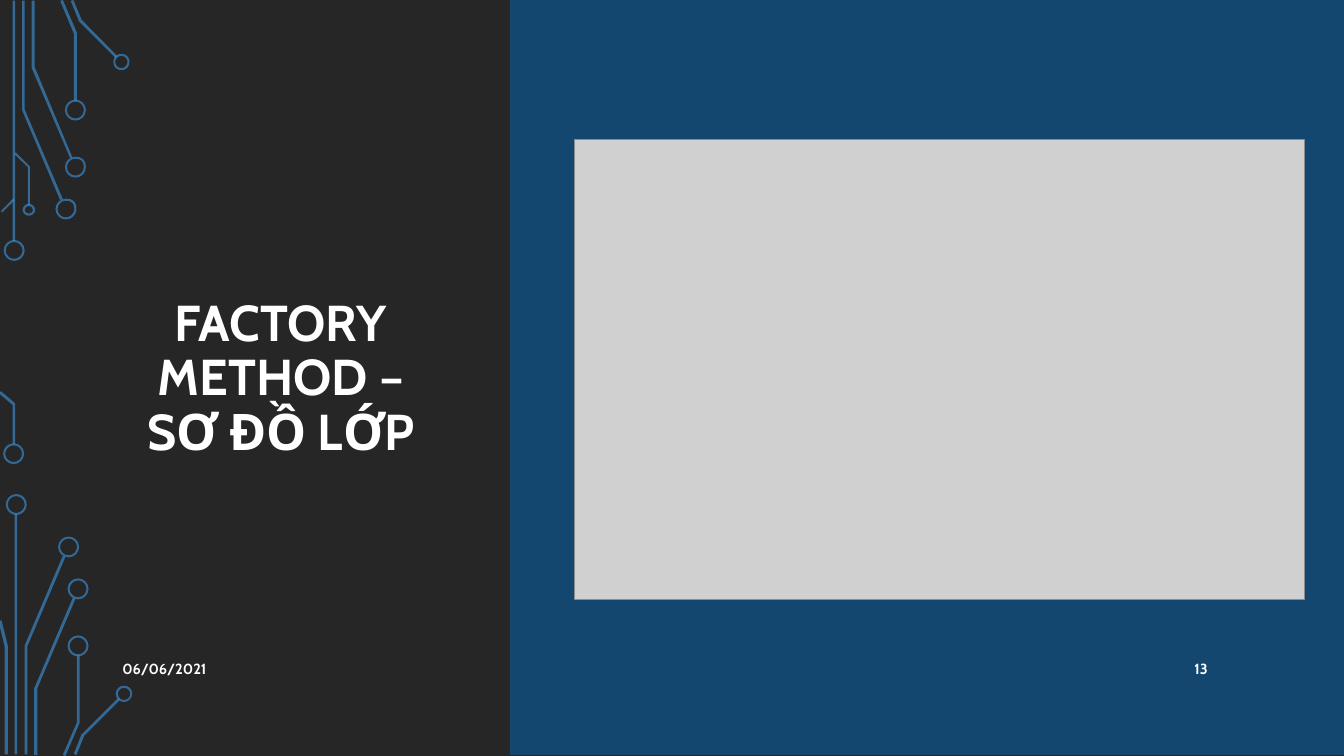
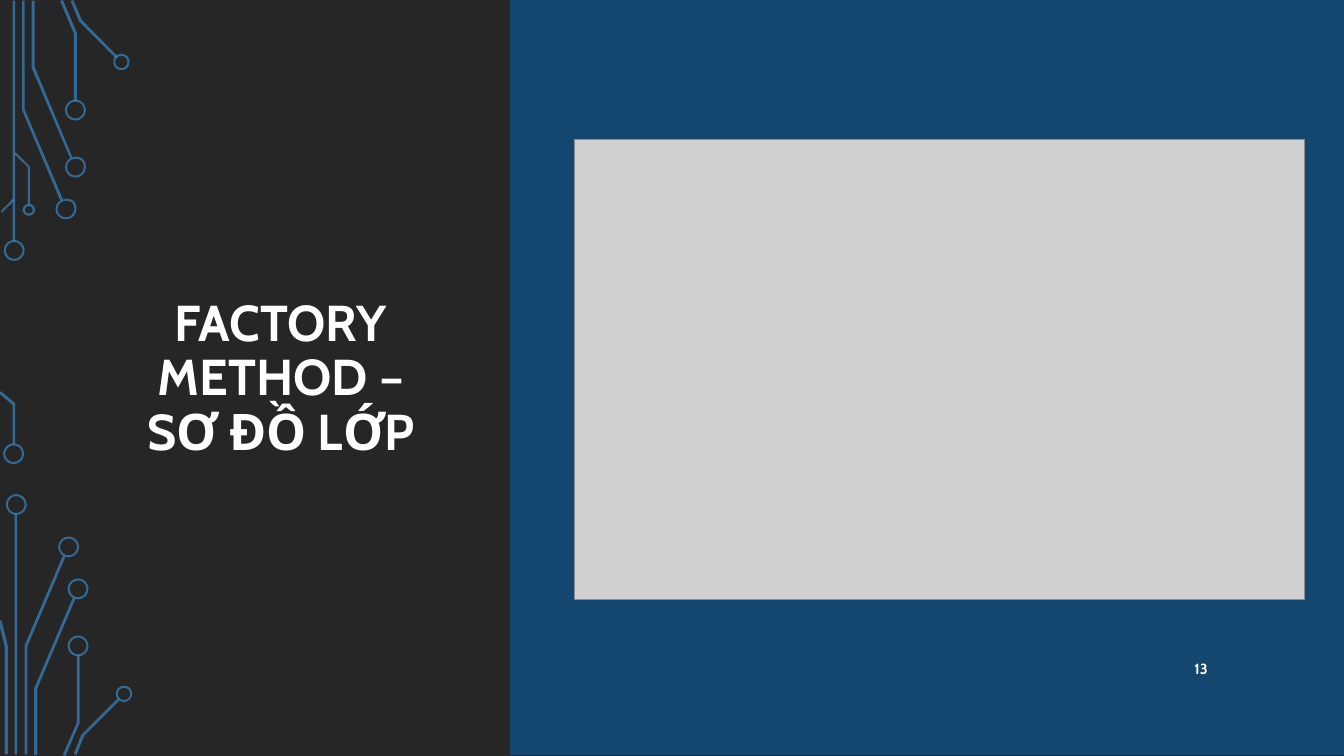
Before and after one commit to KhanhThinh/projects, a slide deck: slide 13 of docs/OOPForLife.pptx. Drawn at 1344x756 pixels with LibreOffice and Linux fonts; fonts in the diff are those of the drawing; grey boxes stand for pictures; background and template pictures are left out. Boxes give left, top, right and bottom in pixels: in the first picture for what was removed or moved away, otherwise in the second. Text is boxed around its words. In the diff, an @@ line names an element or a change of style, - is before the commit and + after.

```diff
--- a/docs/OOPForLife.pptx
+++ b/docs/OOPForLife.pptx
@@ text removed at [122, 663, 206, 676] @@
-06/06/2021
```
Also in this commit, not shown: 28 other slides changed, 12 other files.
